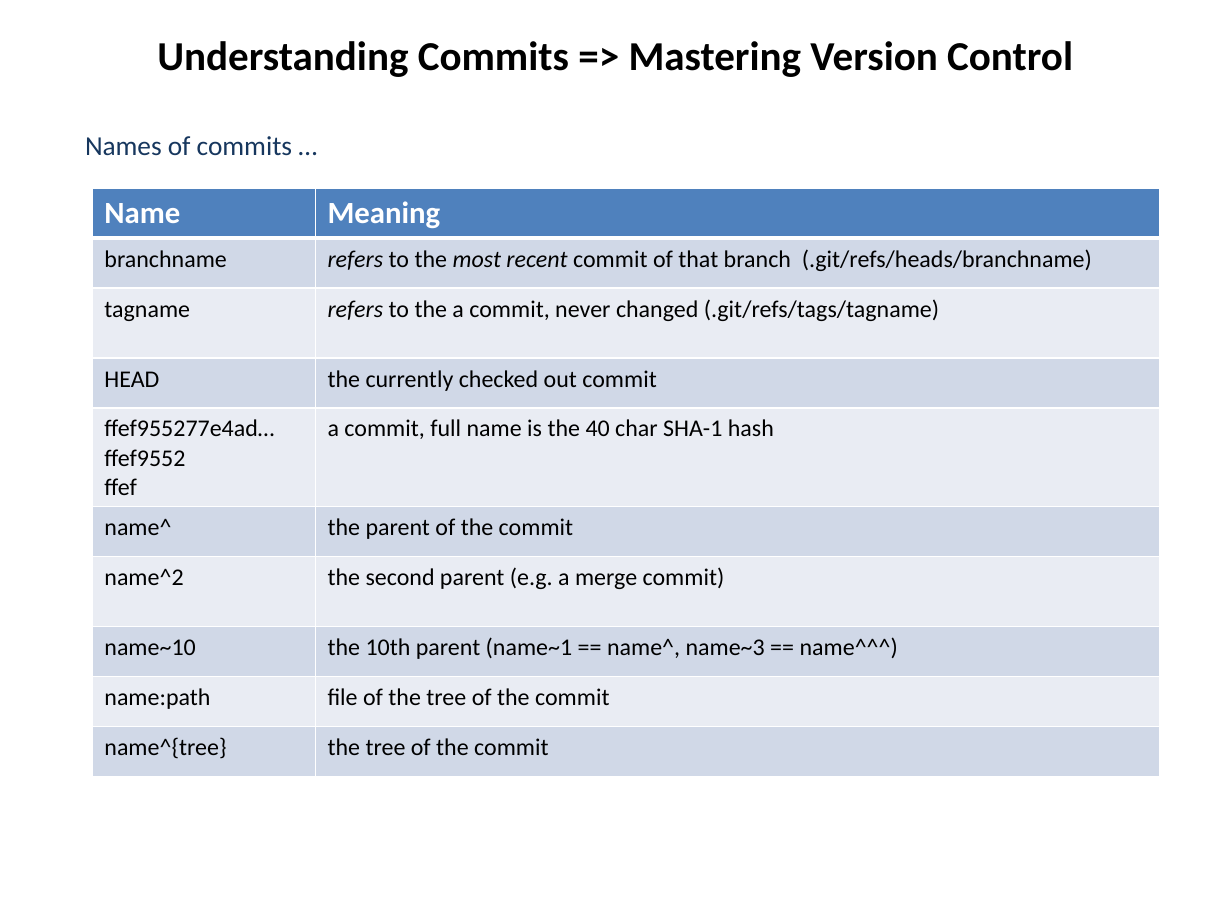
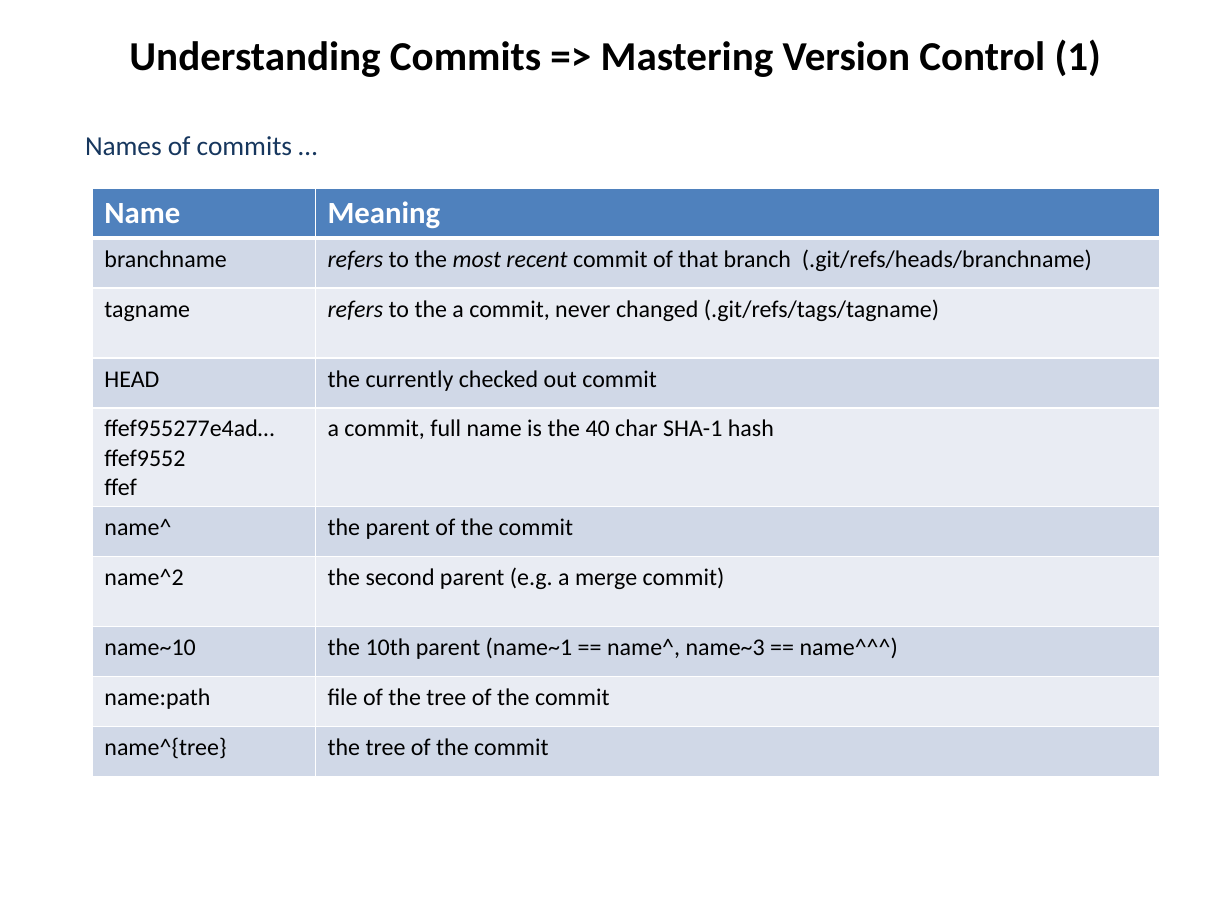
Before and after one commit to hanbei/git_tutorial, a slide deck: slide 33 of architektur.pptx. Drawn at 1232x924 pixels with LibreOffice and Linux fonts; fonts in the diff are those of the drawing. Boxes give left, top, right and bottom in pixels: in the first picture for what was removed or moved away, otherwise in the second. Text is boxed around its words. In the diff, an @@ line names an element or a change of style, - is before the commit and + after.

```diff
--- a/architektur.pptx
+++ b/architektur.pptx
@@ title at box(129, 39, 1101, 77): text changed @@
-Understanding Commits => Mastering Version Control
+Understanding Commits => Mastering Version Control (1)
```
Also in this commit, not shown: 11 other slides changed.
